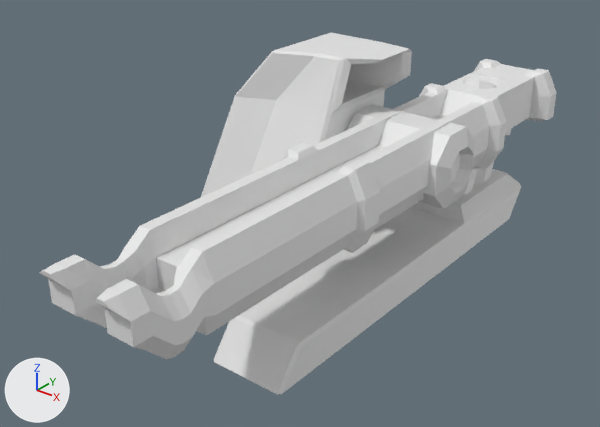
Two versions of the Blender file Project -v1.0.2 - 4.2.0/Project -v1.0.2 - 4.2.0/Assets/ArtResources/Models/ChemPod.blend, one commit apart.
One viewpoint serves both versions: a camera (50 mm lens) standing at (3.8, -6.85, 4.3) and looking at (-1.04, -0.8, 0.55). Every picture has the same lights, and +X, +Y and +Z are marked at lower left.
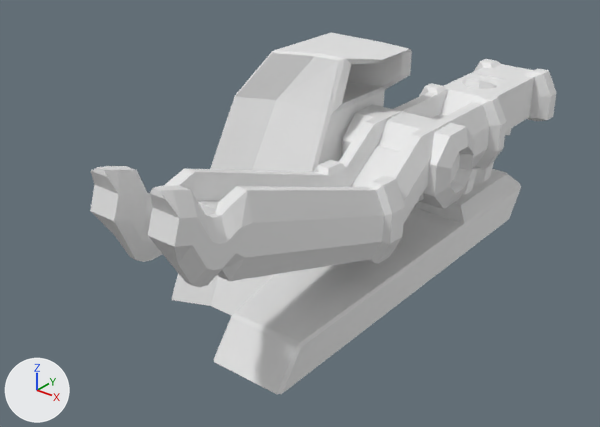
The edits, one by one:
me_cube_001 is used by ob_cube_001; location (0.17, 0.148, 1.231); rotation (0.0, 1.572, 0.0), in degrees (0, 90, 0).
me_cube_001 had 288 vertices, 288 faces and spanned x -0.27..0.55, y -4.21..2.51, z -1.08..0.01.
me_cube_001 now has 398 vertices, 321 faces and spans x -0.81..0.87, y -3.68..2.51, z -1.08..0.01.
me_cube_001 part 1: 172 vertices moved from x -0.27..0.55, y -4.21..-1.25, z -1.04..-0.03 to x -0.81..0.87, y -3.68..-0.32, z -1.04..-0.03; 16 vertices removed from x -0.27..0.55, y -3.33..-1.28, z -0.97..-0.09; 126 vertices added at x -0.53..0.85, y -3.06..-0.32, z -0.97..-0.09.

What differs and where, as boxes (x1, y1, x2, y2) in the pictures (600 x 427 px; the box of a moved part takes in the faces that stretch with it):
'Cube.001', reshaped (10% narrower, 24% shorter): before (39, 59, 556, 359); after (90, 59, 556, 287)
part 1 of me_cube_001, moved or reshaped: before (39, 121, 423, 359); after (90, 121, 423, 287)
